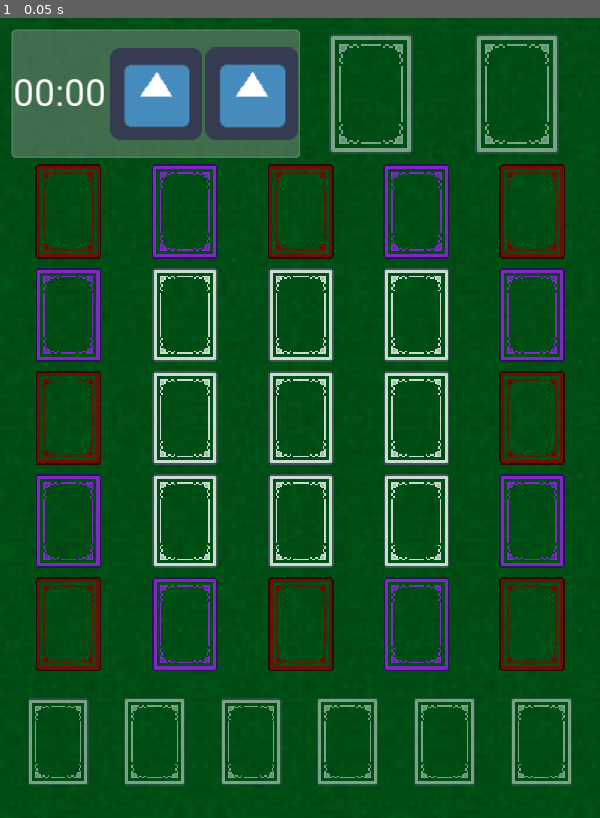
Above: before the commit, frame 1.
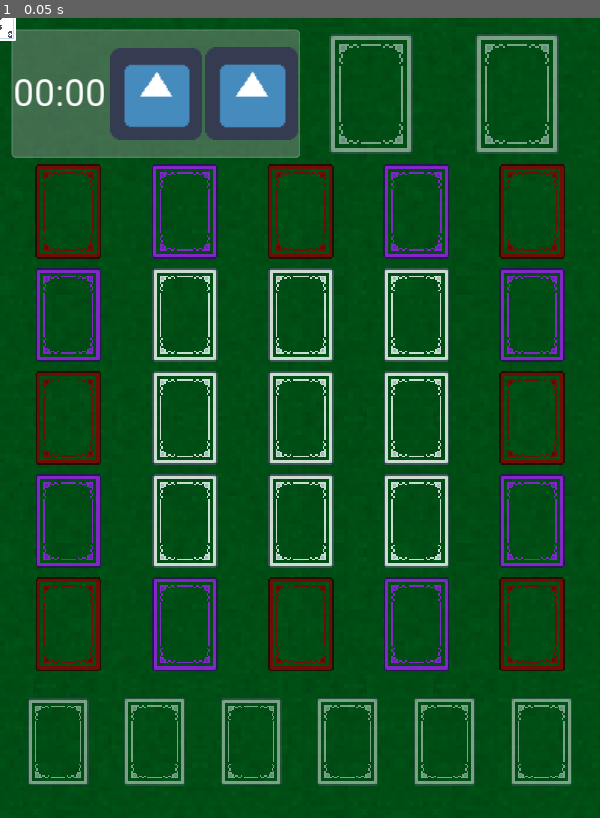
Above: after the commit, the same moment.

Repository: ExplosiveEggshells/godot-gridcannon
Game: Godot game, scene res://scenes/Game.tscn
Two runs of this game, one before a commit and one after it. Both use one fixed random seed, a clock stepped at 60 frames per second and the inputs below. The engine's default icon, where the game draws it, is replaced by a stand-in: a white triangle on a blue panel in a dark square.
Inputs:
- Up to frame 1 (0.05 s): no input

The runs differ from the first frame. In frame 1, less than 0.1% of the frame differs, in the area x 0-3%, y 0-3%.

Commit message:
Card creation

Diff:
--- a/project.godot
+++ b/project.godot
@@ -7,16 +7,6 @@
 ;   param=value ; assign values to parameters
 
 config_version=4
-
-_global_script_classes=[ {
-"base": "Node",
-"class": "CardSuits",
-"language": "GDScript",
-"path": "res://scripts/CardSuits.gd"
-} ]
-_global_script_class_icons={
-"CardSuits": ""
-}
 
 [application]
 
--- a/scenes/DeckFrame.gd
+++ /dev/null
@@ -1,10 +0,0 @@
-extends TextureRect
-
-func _ready():
-	$RepivotTimer.connect("timeout", self, "UpdatePivot")
-	$RepivotTimer.start()
-
-func UpdatePivot():
-	var pivot_x = rect_size.x / 2
-	var pivot_y = rect_size.y / 2
-	rect_pivot_offset = Vector2(pivot_x, pivot_y)
--- a/scenes/DeckFrame.tscn
+++ b/scenes/DeckFrame.tscn
@@ -1,6 +1,6 @@
 [gd_scene load_steps=3 format=2]
 
-[ext_resource path="res://scenes/DeckFrame.gd" type="Script" id=1]
+[ext_resource path="res://scripts/DeckFrame.gd" type="Script" id=1]
 [ext_resource path="res://assets/sprites/cards/card_back_frame.png" type="Texture" id=2]
 
 [node name="DeckFrame" type="TextureRect"]
--- a/scenes/Game.tscn
+++ b/scenes/Game.tscn
@@ -1,12 +1,14 @@
-[gd_scene load_steps=8 format=2]
+[gd_scene load_steps=10 format=2]
 
 [ext_resource path="res://assets/sprites/felt_bg.jpg" type="Texture" id=1]
 [ext_resource path="res://scripts/Game.gd" type="Script" id=2]
 [ext_resource path="res://scenes/DeckFrame.tscn" type="PackedScene" id=3]
+[ext_resource path="res://scenes/VirtualDeck.tscn" type="PackedScene" id=4]
 [ext_resource path="res://resources/Roboto.tres" type="DynamicFont" id=5]
 [ext_resource path="res://resources/ThemeDefault.tres" type="Theme" id=6]
 [ext_resource path="res://icon.png" type="Texture" id=7]
-[ext_resource path="res://scenes/DeckGridContainer.gd" type="Script" id=8]
+[ext_resource path="res://scripts/DeckGridContainer.gd" type="Script" id=8]
+[ext_resource path="res://scenes/Card.tscn" type="PackedScene" id=9]
 
 [node name="Game" type="Control"]
 anchor_right = 1.0
@@ -16,6 +18,7 @@
 __meta__ = {
 "_edit_lock_": true
 }
+card_scene = ExtResource( 9 )
 
 [node name="Camera2D" type="Camera2D" parent="."]
 anchor_mode = 0
@@ -174,3 +177,6 @@
 margin_left = 618.0
 margin_right = 738.0
 margin_bottom = 165.0
+
+[node name="VirtualDeck" parent="." instance=ExtResource( 4 )]
+position = Vector2( 582, 311 )
--- a/scripts/Card.gd
+++ b/scripts/Card.gd
@@ -23,4 +23,4 @@
 	print("res://assets/sprites/cards/card_" + str(suit) + "_" + str(value) + ".png")
 	face_texture = load("res://assets/sprites/cards/card_" + str(suit) + "_" + str(value) + ".png")
 	back_texture = GameManager.card_back
-	texture = face_texture
+	$CardSprite.texture = face_texture
--- a/scripts/CardSuits.gd
+++ /dev/null
@@ -1,4 +0,0 @@
-extends Node
-class_name CardSuits
-
-enum card_suit {SPADE = 1, HEART = 2, CLUB = 3, DIAMOND = 4, JOKER = 5}
--- a/scripts/DeckFrame.gd
+++ b/scripts/DeckFrame.gd
@@ -1,9 +1,10 @@
-extends MarginContainer
-
-var cards = []
+extends TextureRect
 
 func _ready():
-	pass
+	$RepivotTimer.connect("timeout", self, "UpdatePivot")
+	$RepivotTimer.start()
 
-func AddCard(var card):
-	cards.push_front(card)
+func UpdatePivot():
+	var pivot_x = rect_size.x / 2
+	var pivot_y = rect_size.y / 2
+	rect_pivot_offset = Vector2(pivot_x, pivot_y)
--- a/scripts/Game.gd
+++ b/scripts/Game.gd
@@ -1,6 +1,11 @@
 extends Control
 
+export(PackedScene) var card_scene
 var rng = RandomNumberGenerator.new()
 
 func _ready():
-	rng.randomize()
+	var next_card = card_scene.instance()
+	next_card.SetCard(1, 3)
+	add_child(next_card)
+
+	$VirtualDeck.PushCard(next_card)
--- a/scripts/VirtualDeck.gd
+++ b/scripts/VirtualDeck.gd
@@ -9,8 +9,8 @@
 func _ready():
 	pass # Replace with function body.
 
-func PushCard(var card : Node2D):
-	card.position = position
+func PushCard(var card : Position2D):
+	card.desired_position = position
 	card_stack.push_back(card)
 
 
Renamed: scenes/DeckGridContainer.gd -> scripts/DeckGridContainer.gd
